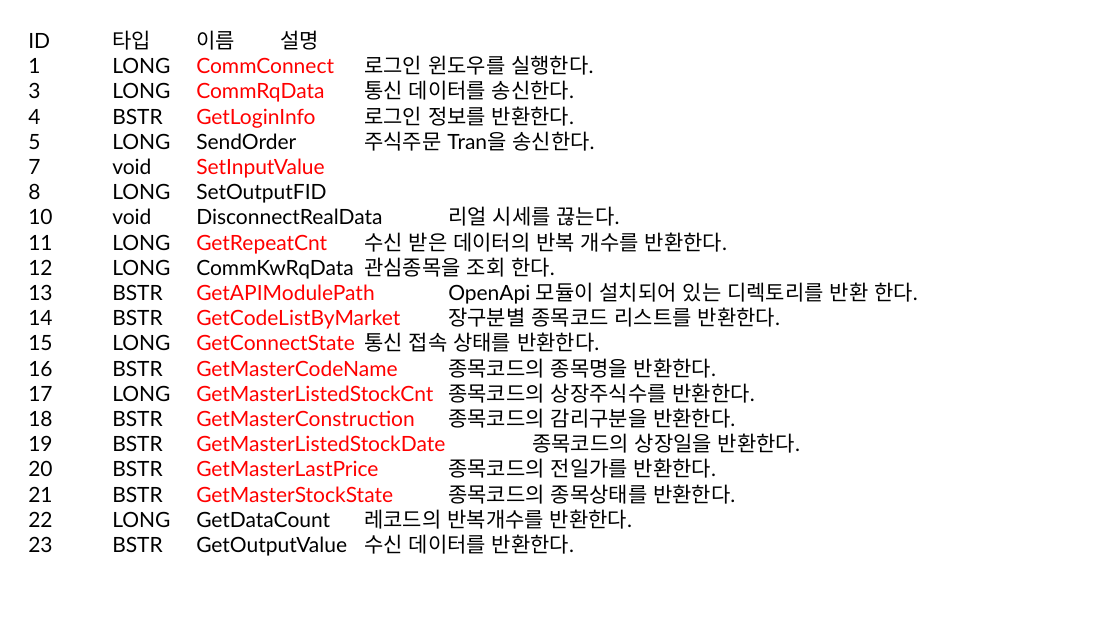
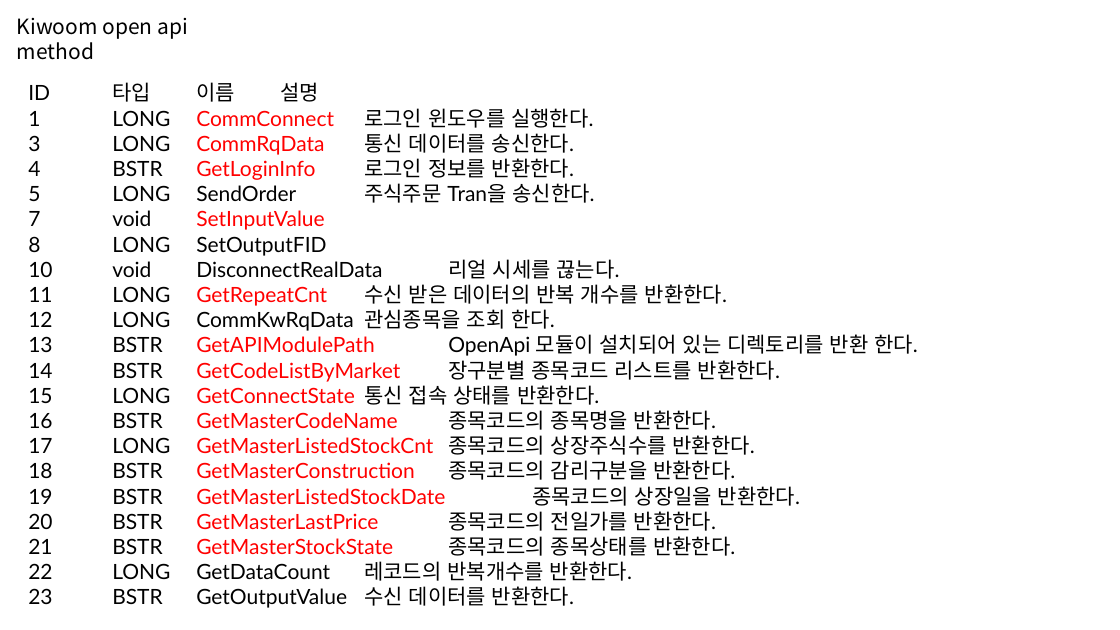
Before and after one commit to happineer/system_trading, a slide deck: slide 10 of doc/TopTrader.pptx (slide 9 before the commit). Drawn at 1120x630 pixels with LibreOffice and Linux fonts; fonts in the diff are those of the drawing. Boxes give left, top, right and bottom in pixels: in the first picture for what was removed or moved away, otherwise in the second. Text is boxed around its words. In the diff, an @@ line names an element or a change of style, - is before the commit and + after.

```diff
--- a/doc/TopTrader.pptx
+++ b/doc/TopTrader.pptx
@@ text added at (x1=17, y1=18, x2=188, y2=60), 18 pt, text #000000 @@
+Kiwoom open api method
@@ text "ID 타입 이름 설명" moved from (x1=28, y1=30, x2=918, y2=556) to (x1=28, y1=82, x2=918, y2=608) @@
```
Also in this commit, not shown: 5 other slides changed, 10 slides added.
